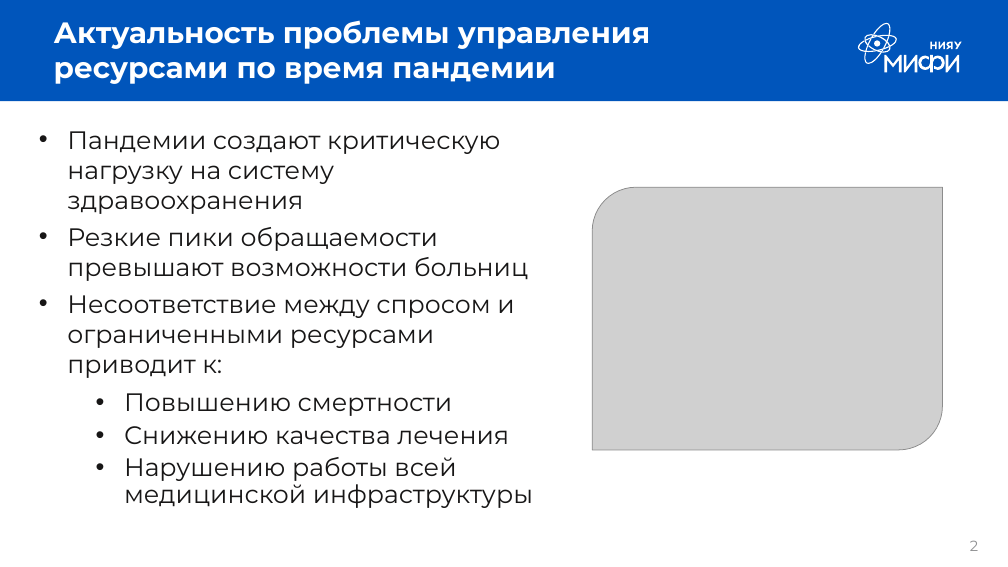
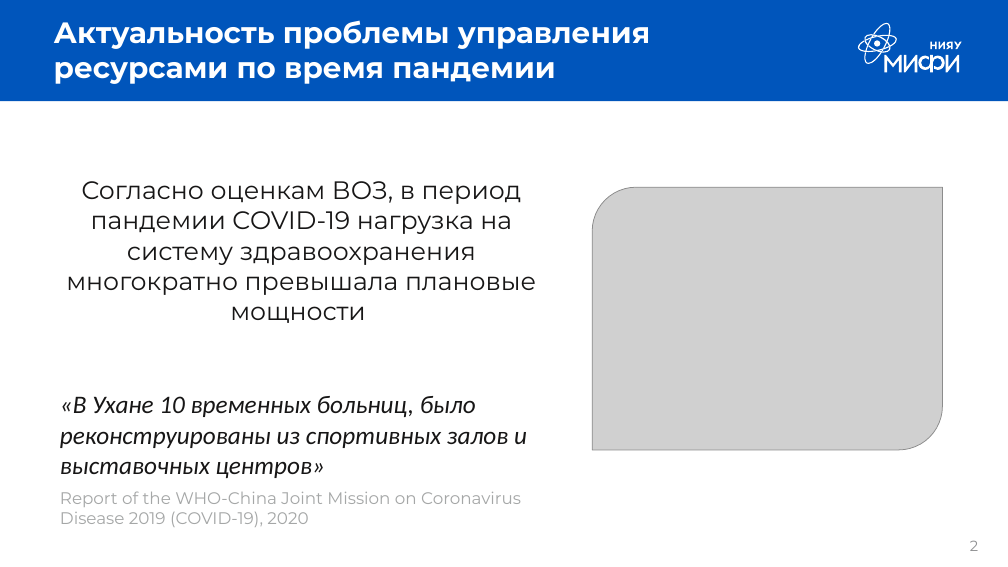
Before and after one commit to GeorgyNikolaev/Hospital-management, a slide deck: slide 2 of preza.pptx. Drawn at 1008x567 pixels with LibreOffice and Linux fonts; fonts in the diff are those of the drawing; grey boxes stand for pictures. Boxes give left, top, right and bottom in pixels: in the first picture for what was removed or moved away, otherwise in the second. Text is boxed around its words. In the diff, an @@ line names an element or a change of style, - is before the commit and + after.

```diff
--- a/preza.pptx
+++ b/preza.pptx
@@ text at [66,181,536,323]: text changed @@
-• Пандемии создают критическую нагрузку на систему здравоохранения
-• Резкие пики обращаемости превышают возможности больниц
-• Несоответствие между спросом и ограниченными ресурсами приводит к:
-  • Повышению смертности
-  • Снижению качества лечения
-  • Нарушению работы всей медицинской инфраструктуры
+Согласно оценкам ВОЗ, в период пандемии COVID-19 нагрузка на систему здравоохранения многократно превышала плановые мощности
@@ text added at [60,396,527,478], 24 pt, text #171616, italic @@
+«В Ухане 10 временных больниц, было реконструированы из спортивных залов и выставочных центров»
@@ text added at [60,491,521,527], 16 pt, text #A5A7A7 @@
+Report of the WHO-China Joint Mission on Coronavirus Disease 2019 (COVID-19), 2020
```
Also in this commit, not shown: 2 other slides changed, 28 other files.
